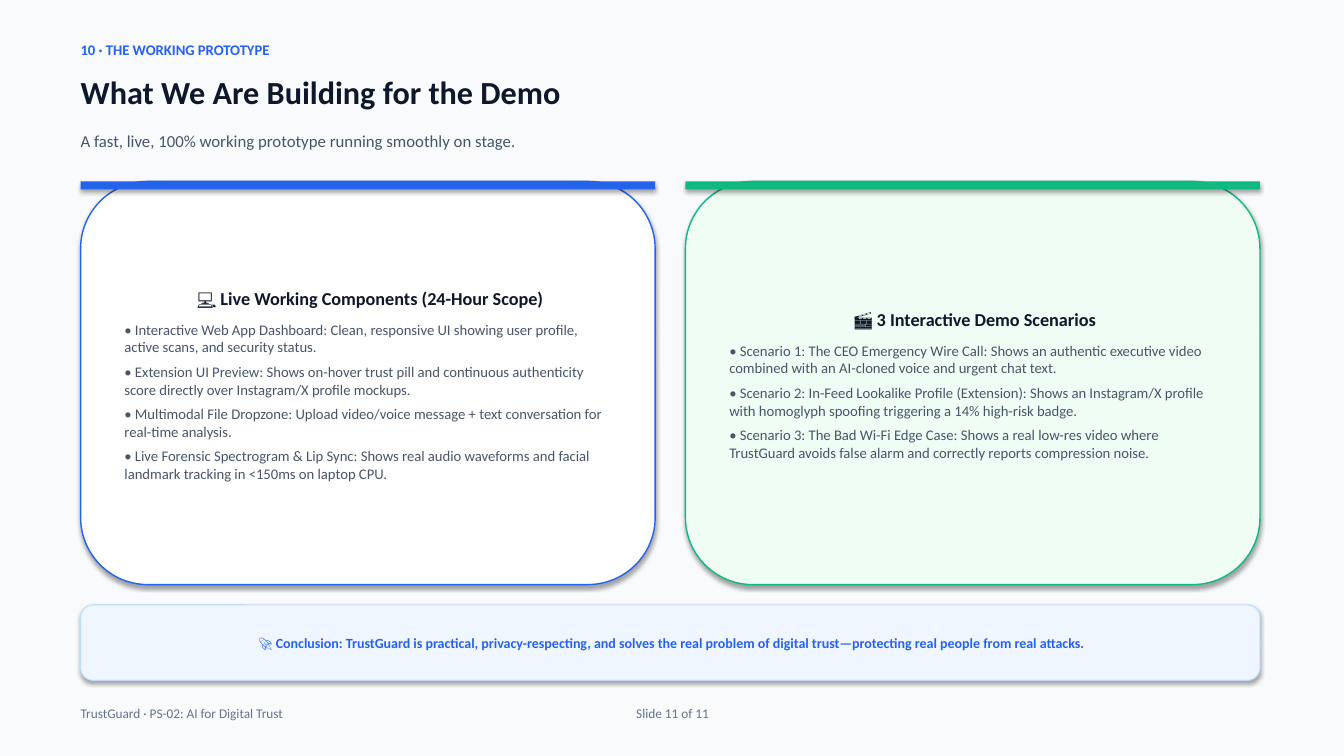
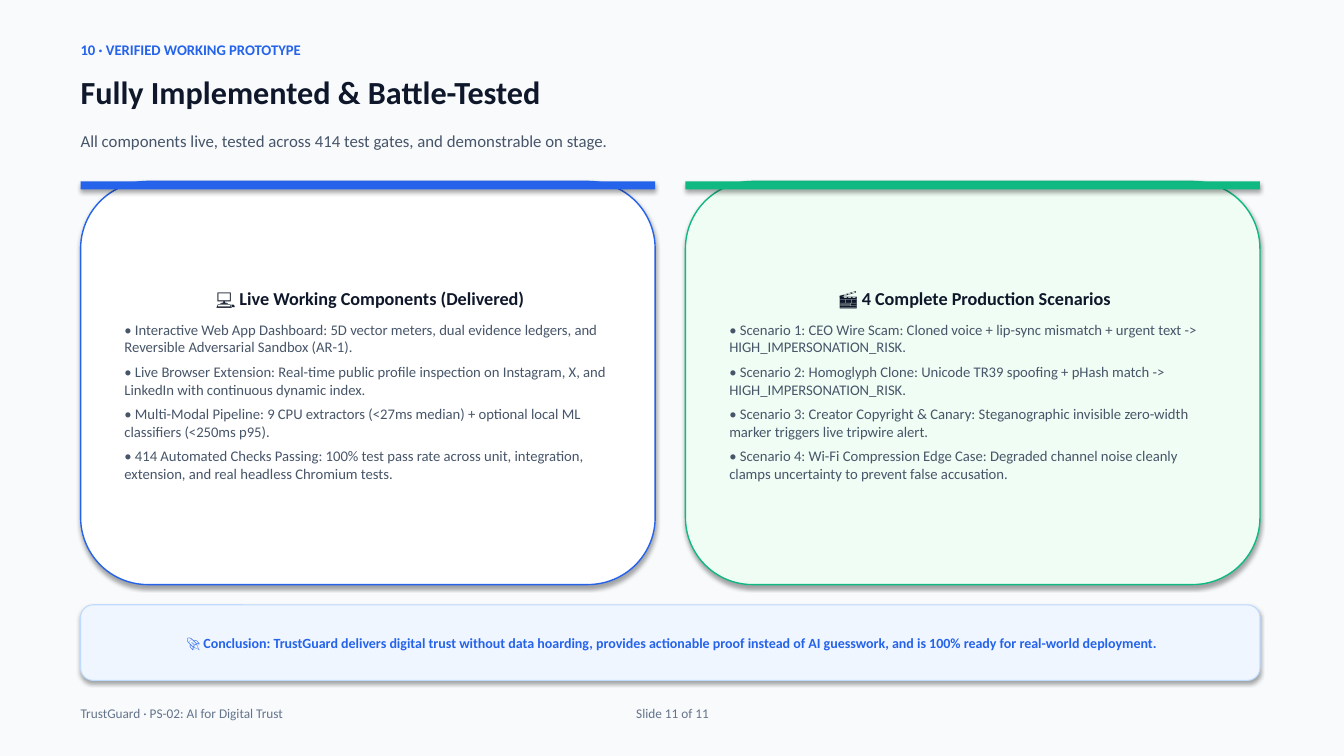
Before and after one commit to Gauthampro7/TrustGuard, a slide deck: slide 11 of docs/presentations/presentation_simple.pptx. Drawn at 1344x756 pixels with LibreOffice and Linux fonts; fonts in the diff are those of the drawing. Boxes give left, top, right and bottom in pixels: in the first picture for what was removed or moved away, otherwise in the second. Text is boxed around its words. In the diff, an @@ line names an element or a change of style, - is before the commit and + after.

Commit message:
docs(presentation): update simple deck with 3-platform extension, continuous scoring, ML-1 models, and delivered prototype metrics

```diff
--- a/docs/presentations/presentation_simple.pptx
+++ b/docs/presentations/presentation_simple.pptx
@@ text at (81,45,301,55): text changed @@
-10 · THE WORKING PROTOTYPE
+10 · VERIFIED WORKING PROTOTYPE
@@ text at (81,81,541,109): text changed @@
-What We Are Building for the Demo
+Fully Implemented & Battle-Tested
@@ text at (81,135,607,150): text changed @@
-A fast, live, 100% working prototype running smoothly on stage.
+All components live, tested across 414 test gates, and demonstrable on stage.
@@ text in rounded rectangle at (124,291,605,481): text changed @@
-💻 Live Working Components (24-Hour Scope)
-• Interactive Web App Dashboard: Clean, responsive UI showing user profile, active scans, and security status.
-• Extension UI Preview: Shows on-hover trust pill and continuous authenticity score directly over Instagram/X profile mockups.
-• Multimodal File Dropzone: Upload video/voice message + text conversation for real-time analysis.
-• Live Forensic Spectrogram & Lip Sync: Shows real audio waveforms and facial landmark tracking in <150ms on laptop CPU.
+💻 Live Working Components (Delivered)
+• Interactive Web App Dashboard: 5D vector meters, dual evidence ledgers, and Reversible Adversarial Sandbox (AR-1).
+• Live Browser Extension: Real-time public profile inspection on Instagram, X, and LinkedIn with continuous dynamic index.
+• Multi-Modal Pipeline: 9 CPU extractors (<27ms median) + optional local ML classifiers (<250ms p95).
+• 414 Automated Checks Passing: 100% test pass rate across unit, integration, extension, and real headless Chromium tests.
@@ text in rounded rectangle at (729,292,1189,482): text changed @@
-🎬 3 Interactive Demo Scenarios
-• Scenario 1: The CEO Emergency Wire Call: Shows an authentic executive video combined with an AI-cloned voice and urgent chat text.
-• Scenario 2: In-Feed Lookalike Profile (Extension): Shows an Instagram/X profile with homoglyph spoofing triggering a 14% high-risk badge.
-• Scenario 3: The Bad Wi-Fi Edge Case: Shows a real low-res video where TrustGuard avoids false alarm and correctly reports compression noise.
+🎬 4 Complete Production Scenarios
+• Scenario 1: CEO Wire Scam: Cloned voice + lip-sync mismatch + urgent text -> HIGH_IMPERSONATION_RISK.
+• Scenario 2: Homoglyph Clone: Unicode TR39 spoofing + pHash match -> HIGH_IMPERSONATION_RISK.
+• Scenario 3: Creator Copyright & Canary: Steganographic invisible zero-width marker triggers live tripwire alert.
+• Scenario 4: Wi-Fi Compression Edge Case: Degraded channel noise cleanly clamps uncertainty to prevent false accusation.
@@ text in rounded rectangle at (203,638,1157,651): text changed @@
-🚀 Conclusion: TrustGuard is practical, privacy-respecting, and solves the real problem of digital trust—protecting real people from real attacks.
+🚀 Conclusion: TrustGuard delivers digital trust without data hoarding, provides actionable proof instead of AI guesswork, and is 100% ready for real-world deployment.
```
Also in this commit, not shown: 4 other slides changed, 2 other files.
